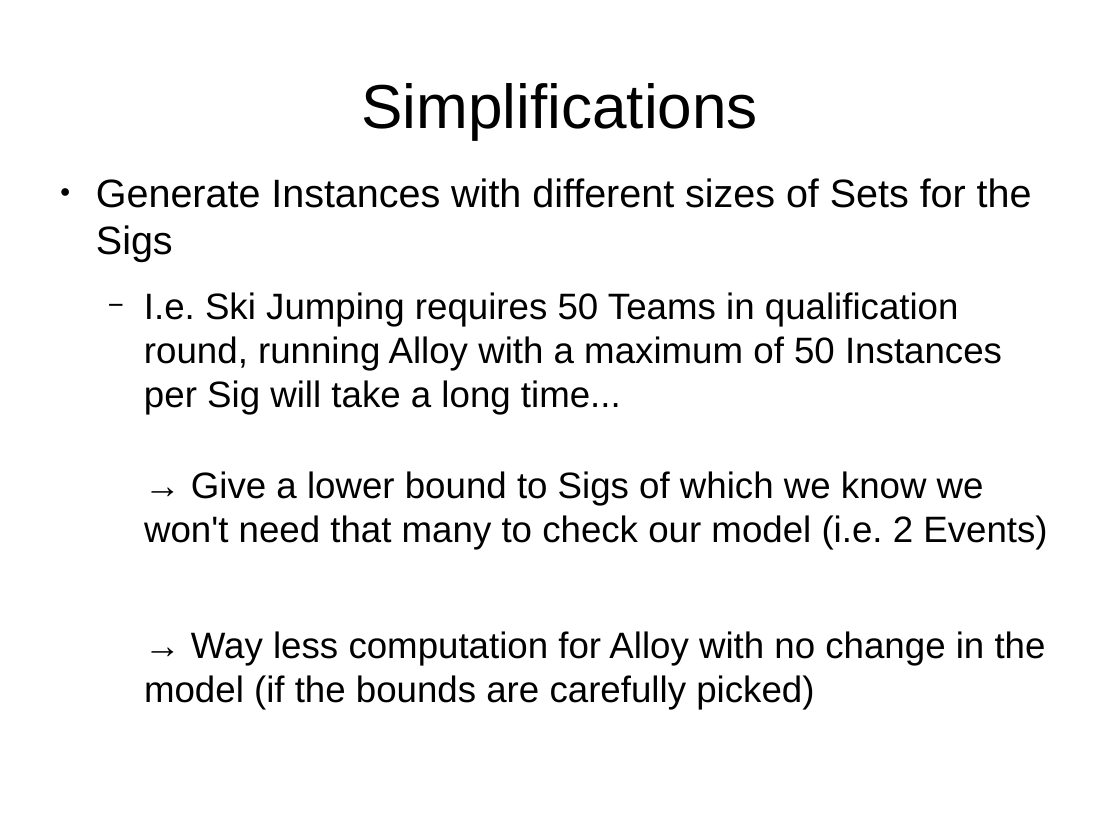
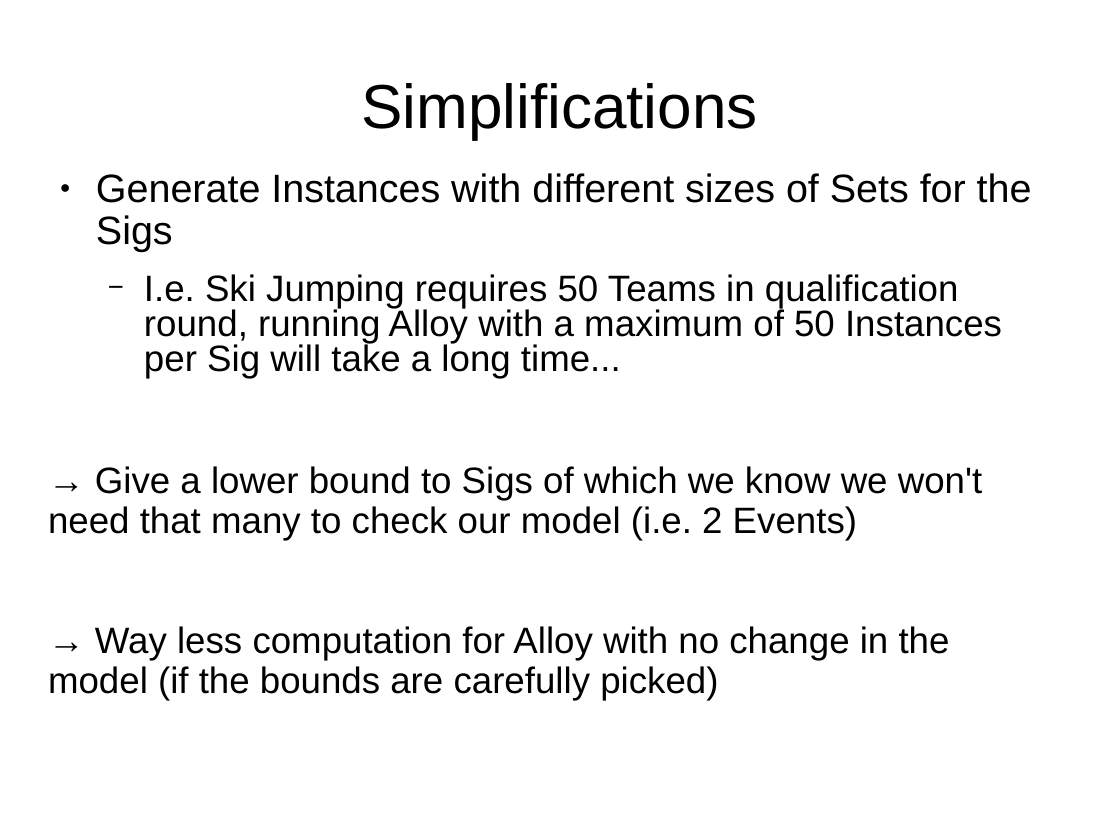
Before and after one commit to JonasMohler/SAE, a slide deck: slide 6 of Part_2/SAE-Präsi.odp (slide 5 before the commit). Drawn at 1120x840 pixels with LibreOffice and Linux fonts; fonts in the diff are those of the drawing. Boxes give left, top, right and bottom in pixels: in the first picture for what was removed or moved away, otherwise in the second. Text is boxed around its words. In the diff, an @@ line names an element or a change of style, - is before the commit and + after.

```diff
--- a/Part_2/SAE-Präsi.odp
+++ b/Part_2/SAE-Präsi.odp
@@ text "Generate Instances with different sizes ..." at <box>96,173,1032,379</box>: indent changed; line spacing 1 to 0.9; line spacing 1 to 0.8; more space between paragraphs @@
@@ text "→ Give a lower bound ..." at <box>48,466,982,540</box>: indent changed; line spacing 1 to 0.9; more space between paragraphs @@
@@ text "→ Way less computation for ..." at <box>48,626,950,700</box>: indent changed; line spacing 1 to 0.9; more space between paragraphs @@
```
Also in this commit, not shown: 2 other slides changed, 2 slides added, 1 slide removed.
